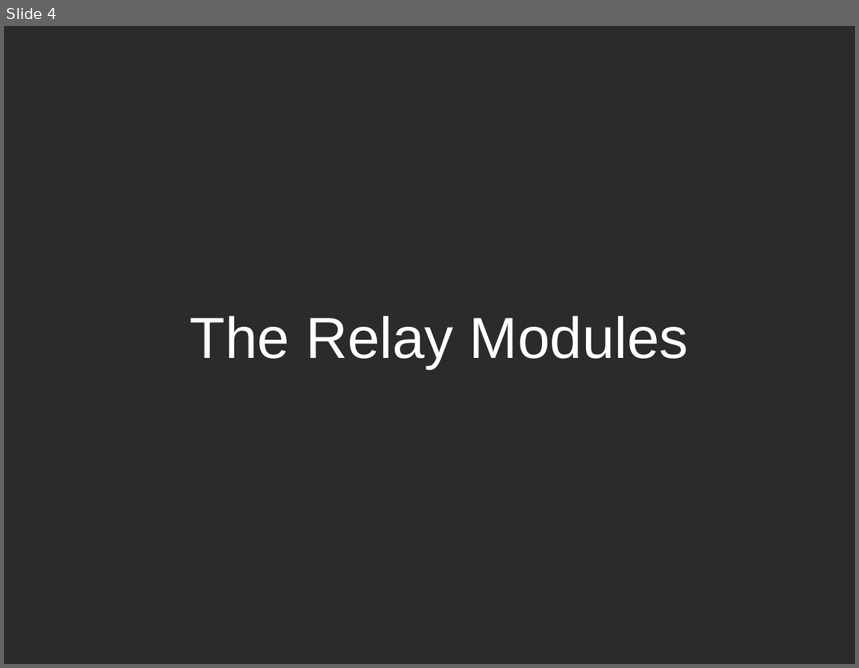
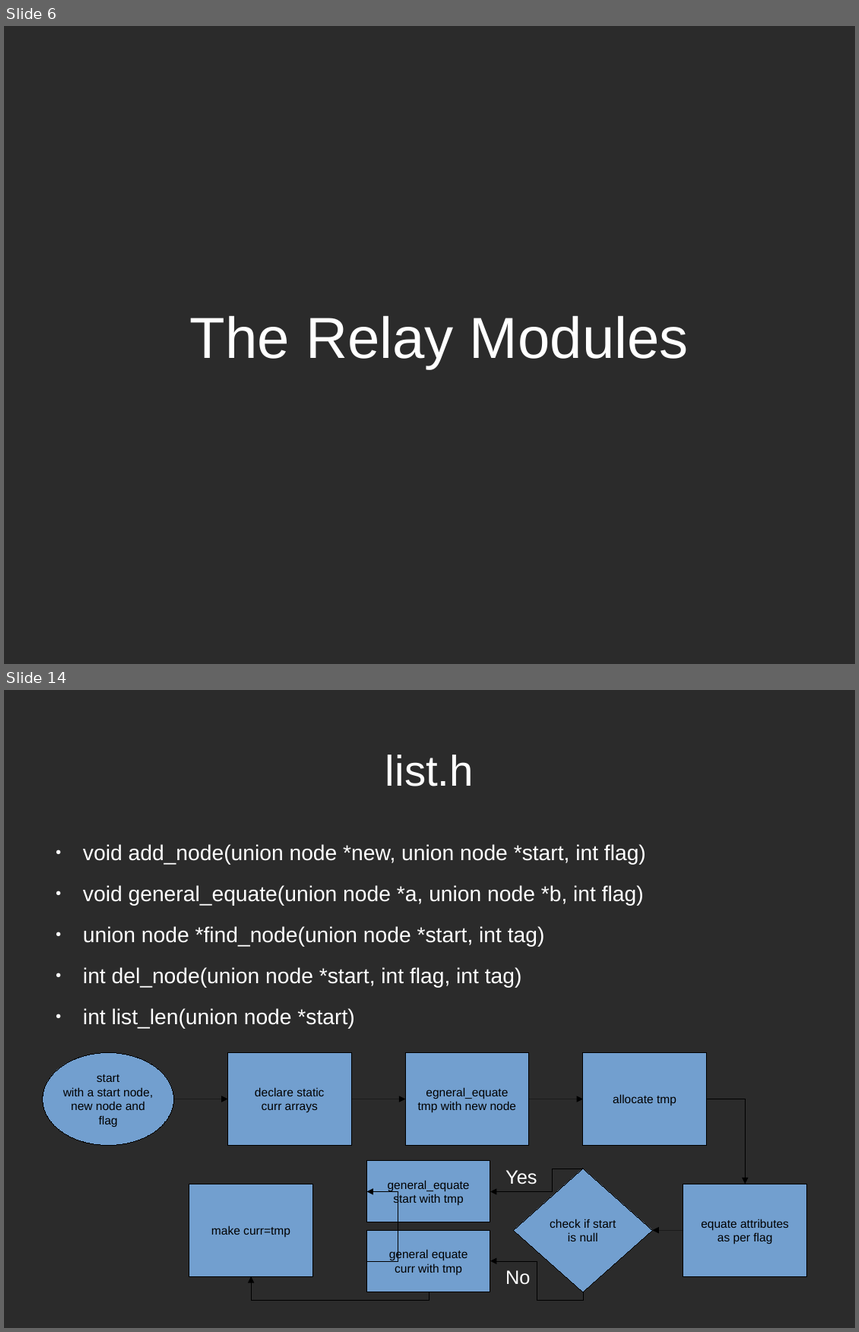
Before and after one commit to r0ck3r008/sdn-proj, a slide deck: review.odp. Shown one above the other, each under a label of ours: slide 4 before the commit, slides 6 and 14 after it; the slides between them are not shown. The pictures are 859x668 and 859x1332 pixels, drawn with LibreOffice and Linux fonts; fonts in the diff are those of the drawing; background and template pictures are left out; a plain dark background stands for a picture behind light text. Boxes give left, top, right and bottom in pixels: in the first picture for what was removed or moved away, otherwise in the second. Text is boxed around its words. In the diff, an @@ line names an element or a change of style, - is before the commit and + after.

```diff
--- a/review.odp
+++ b/review.odp
@@ slide 14 added at (4, 690, 855, 1328), background picture (left out) @@
@@ title added at (386, 755, 474, 787), 40 pt, text #FFFFFF @@
+list.h
@@ text added at (83, 844, 646, 1029), 20 pt, text #FFFFFF @@
+● void add_node(union node *new, union node *start, int flag)
+● void general_equate(union node *a, union node *b, int flag)
+● union node *find_node(union node *start, int tag)
+● int del_node(union node *start, int flag, int tag)
+● int list_len(union node *start)
@@ ellipse added at (43, 1053, 174, 1146), fill #729FCF, outline #000000 0 pt, 11 pt, text #000000 @@
+start
+with a start node,
+new node and
+flag
@@ rectangle added at (228, 1053, 351, 1146), fill #729FCF, outline #000000 0 pt, 11 pt, text #000000 @@
+declare static
+curr arrays
@@ rectangle added at (405, 1053, 529, 1146), fill #729FCF, outline #000000 0 pt, 11 pt, text #000000 @@
+egneral_equate
+tmp with new node
@@ rectangle added at (583, 1053, 707, 1146), fill #729FCF, outline #000000 0 pt, 11 pt, text #000000 @@
+allocate tmp
@@ arrow added from (174, 1100) to (228, 1100), #000000 0 pt @@
@@ arrow added from (351, 1100) to (405, 1100), #000000 0 pt @@
@@ arrow added from (529, 1100) to (583, 1100), #000000 0 pt @@
@@ elbow arrow added from (707, 1100) to (746, 1184), #000000 0 pt @@
@@ rectangle added at (367, 1161, 490, 1223), fill #729FCF, outline #000000 0 pt, 11 pt, text #000000 @@
+general_equate
+start with tmp
@@ rectangle added at (189, 1184, 313, 1277), fill #729FCF, outline #000000 0 pt, 11 pt, text #000000 @@
+make curr=tmp
@@ elbow arrow added from (583, 1169) to (490, 1192), #000000 0 pt @@
@@ text added at (506, 1170, 537, 1185), 18 pt, text #FFFFFF @@
+Yes
@@ diamond added at (514, 1169, 653, 1293), fill #729FCF, outline #000000 0 pt, 11 pt, text #000000 @@
+check if start
+is null
@@ rectangle added at (683, 1184, 807, 1277), fill #729FCF, outline #000000 0 pt, 11 pt, text #000000 @@
+equate attributes
+as per flag
@@ elbow arrow added from (367, 1262) to (367, 1192), #000000 0 pt @@
@@ rectangle added at (367, 1230, 490, 1293), fill #729FCF, outline #000000 0 pt, 11 pt, text #000000 @@
+general equate
+curr with tmp
@@ arrow added from (683, 1230) to (653, 1230), #000000 0 pt @@
@@ elbow arrow added from (429, 1293) to (251, 1277), #000000 0 pt @@
@@ elbow arrow added from (583, 1293) to (490, 1262), #000000 0 pt @@
@@ text added at (506, 1271, 530, 1285), 18 pt, text #FFFFFF @@
+No
@@ what was slide 4 is now slide 6 @@
```
Also in this commit, not shown: 4 slides changed, 16 other slides added, 5 slides removed, 1 other file.
